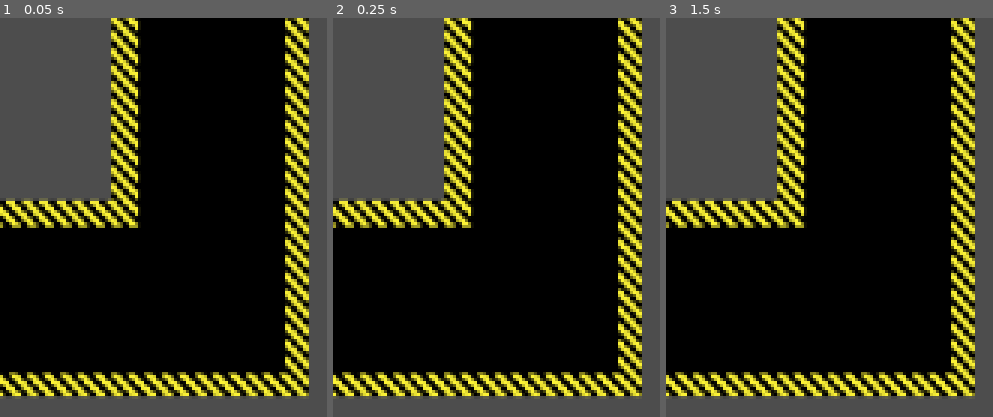
Above: before the commit, frames 1-3 (left to right).
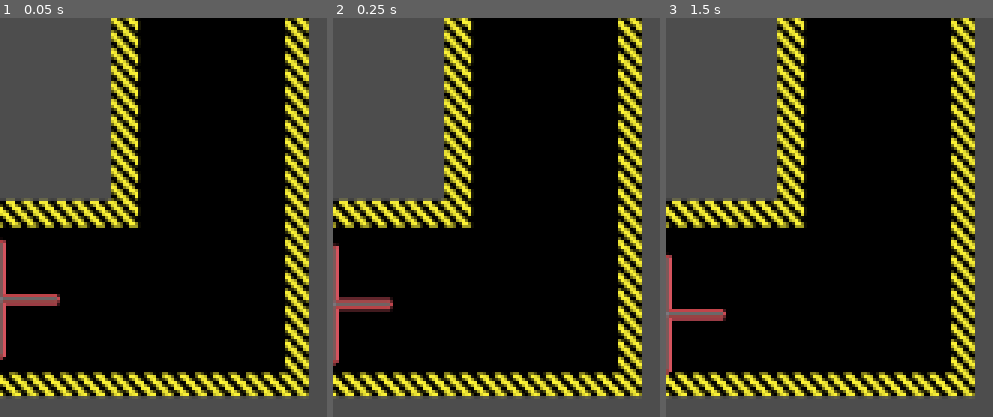
Above: after the commit, the same moments.

Repository: acidmath/DialIt
Game: Godot game, scene res://controls/shifter_2/shifter_2.tscn
Two runs of this game, one before a commit and one after it. Both use one fixed random seed, a clock stepped at 60 frames per second and the inputs below. This scene is started directly instead of the project's main scene.
Inputs (mouse positions are in pixels of both pictures, inside the frame that each line leads up to):
- Up to frame 1 (0.05 s): no input
- Up to frame 2 (0.25 s): no input
- Up to frame 3 (1.5 s): tap Enter at 0.5 s; move the mouse to (outside the picture) at 0.52 s; hold W (thrust) 0.53-1.25 s; hold Mouse wheel up (ZoomIn) 0.53-1.25 s; click (outside the picture) at 0.67 s; tap Space at 1.25 s; drag from (outside the picture) to (outside the picture) at 1.27 s

The runs differ from the first frame. In frame 1, 1.0% of the frame differs, in the area x 0-19%, y 55-86%; in frame 2, 1.2%, in the area x 0-19%, y 56-88%; in frame 3, 1.0%.

Commit message:
we have physics

Diff:
--- a/controls/shifter_1/shifter_1.tscn
+++ b/controls/shifter_1/shifter_1.tscn
@@ -4,7 +4,7 @@
 [ext_resource type="Script" uid="uid://c0a37m0n562ry" path="res://controls/shifter_1/track_area.gd" id="2_vfxl3"]
 [ext_resource type="Texture2D" uid="uid://cu713yk268q3p" path="res://controls/shifter_1/track_sprite-2x.png" id="3_6f8rf"]
 [ext_resource type="Script" uid="uid://c1610fsudfgrm" path="res://controls/shifter_1/grab_area.gd" id="4_q6lib"]
-[ext_resource type="Texture2D" uid="uid://bkxw246jn1wdi" path="res://controls/shifter_1/grab_sprite-2x.png" id="5_wyyd8"]
+[ext_resource type="Texture2D" uid="uid://bkxw246jn1wdi" path="res://controls/shifter_2/grab_sprite-2x.png" id="5_wyyd8"]
 [ext_resource type="Texture2D" uid="uid://7aijthy1u8n" path="res://controls/shifter_1/engage_sprite-2x.png" id="6_vfxl3"]
 
 [sub_resource type="CircleShape2D" id="CircleShape2D_jdxie"]
--- a/controls/shifter_2/shifter_2.tscn
+++ b/controls/shifter_2/shifter_2.tscn
@@ -1,6 +1,7 @@
 [gd_scene format=3 uid="uid://cjvybbc86a63f"]
 
 [ext_resource type="Texture2D" uid="uid://cb0fo5e72y528" path="res://controls/shifter_2/track_sprite.png" id="1_peldf"]
+[ext_resource type="Texture2D" uid="uid://bkxw246jn1wdi" path="res://controls/shifter_2/grab_sprite-2x.png" id="2_ne8k5"]
 
 [sub_resource type="SegmentShape2D" id="SegmentShape2D_ne8k5"]
 a = Vector2(73, -190)
@@ -34,33 +35,49 @@
 a = Vector2(-74, 111)
 b = Vector2(74, 111)
 
+[sub_resource type="CircleShape2D" id="CircleShape2D_w21me"]
+radius = 32.0
+
 [node name="Shifter2" type="Node2D" unique_id=775291380]
 
-[node name="Area2D" type="Area2D" parent="." unique_id=743622889]
+[node name="ShiftTrack" type="StaticBody2D" parent="." unique_id=1272891943]
+collision_layer = 4
+collision_mask = 8
 
-[node name="Sprite2D" type="Sprite2D" parent="Area2D" unique_id=670579354]
+[node name="Sprite2D" type="Sprite2D" parent="ShiftTrack" unique_id=670579354]
 texture = ExtResource("1_peldf")
 
-[node name="CollisionShape_RightFork_Left" type="CollisionShape2D" parent="Area2D" unique_id=1839388803]
+[node name="CollisionShape_RightFork_Left" type="CollisionShape2D" parent="ShiftTrack" unique_id=1839388803]
 shape = SubResource("SegmentShape2D_ne8k5")
 
-[node name="CollisionShape_RightFork_Top" type="CollisionShape2D" parent="Area2D" unique_id=799063536]
+[node name="CollisionShape_RightFork_Top" type="CollisionShape2D" parent="ShiftTrack" unique_id=799063536]
 shape = SubResource("SegmentShape2D_w21me")
 
-[node name="CollisionShape_RightFork_Right" type="CollisionShape2D" parent="Area2D" unique_id=765419084]
+[node name="CollisionShape_RightFork_Right" type="CollisionShape2D" parent="ShiftTrack" unique_id=765419084]
 shape = SubResource("SegmentShape2D_ak8r7")
 
-[node name="CollisionShape_Bottom" type="CollisionShape2D" parent="Area2D" unique_id=628757159]
+[node name="CollisionShape_Bottom" type="CollisionShape2D" parent="ShiftTrack" unique_id=628757159]
 shape = SubResource("SegmentShape2D_em37n")
 
-[node name="CollisionShape_LeftFork_Left" type="CollisionShape2D" parent="Area2D" unique_id=2129044451]
+[node name="CollisionShape_LeftFork_Left" type="CollisionShape2D" parent="ShiftTrack" unique_id=2129044451]
 shape = SubResource("SegmentShape2D_r23kc")
 
-[node name="CollisionShape_LeftFork_Top" type="CollisionShape2D" parent="Area2D" unique_id=1607691779]
+[node name="CollisionShape_LeftFork_Top" type="CollisionShape2D" parent="ShiftTrack" unique_id=1607691779]
 shape = SubResource("SegmentShape2D_hxb4t")
 
-[node name="CollisionShape_LeftFork_Right" type="CollisionShape2D" parent="Area2D" unique_id=1267091174]
+[node name="CollisionShape_LeftFork_Right" type="CollisionShape2D" parent="ShiftTrack" unique_id=1267091174]
 shape = SubResource("SegmentShape2D_lh0gj")
 
-[node name="CollisionShape_Top" type="CollisionShape2D" parent="Area2D" unique_id=2085116430]
+[node name="CollisionShape_Top" type="CollisionShape2D" parent="ShiftTrack" unique_id=2085116430]
 shape = SubResource("SegmentShape2D_dweke")
+
+[node name="ShiftKnob" type="RigidBody2D" parent="." unique_id=1383306915]
+position = Vector2(0, 150)
+collision_layer = 8
+collision_mask = 4
+
+[node name="Sprite2D" type="Sprite2D" parent="ShiftKnob" unique_id=751055443]
+texture = ExtResource("2_ne8k5")
+
+[node name="CollisionShape2D" type="CollisionShape2D" parent="ShiftKnob" unique_id=352783572]
+shape = SubResource("CircleShape2D_w21me")
Renamed: controls/shifter_1/grab_sprite-2x.png -> controls/shifter_2/grab_sprite-2x.png
Not shown, changed: controls/shifter_2/grab_sprite-2x.png.import
